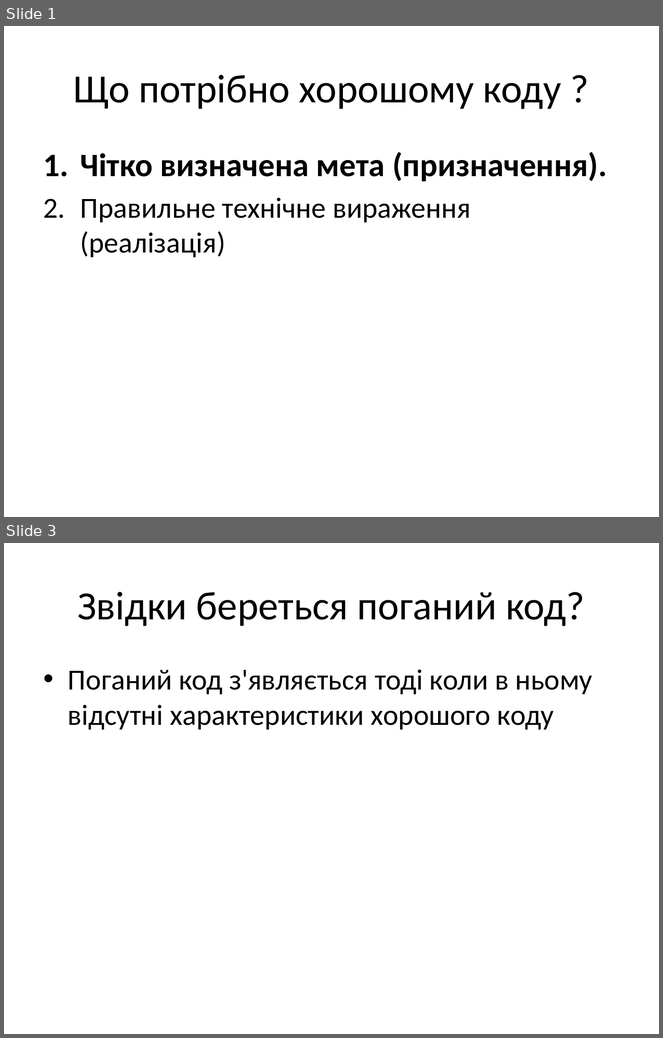
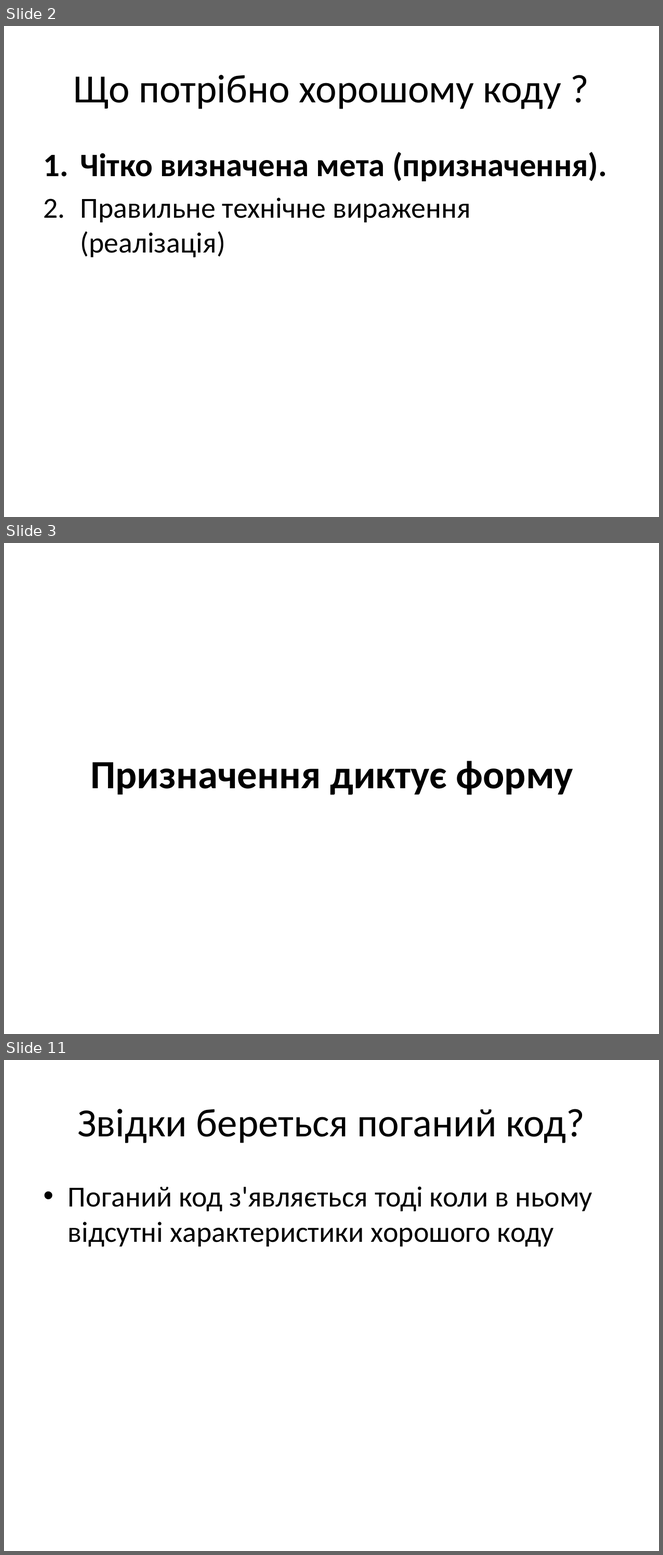
Before and after one commit to siryc/TORT, a slide deck: yazlovytskyy/1. Coding Practices/coding practices.pptx. Shown one above the other, each under a label of ours: slides 1 and 3 before the commit, slides 2, 3 and 11 after it; the slides between them are not shown. The pictures are 663x1038 and 663x1555 pixels, drawn with LibreOffice and Linux fonts; fonts in the diff are those of the drawing. Boxes give left, top, right and bottom in pixels: in the first picture for what was removed or moved away, otherwise in the second. Text is boxed around its words. In the diff, an @@ line names an element or a change of style, - is before the commit and + after.

```diff
--- a/yazlovytskyy/1. Coding Practices/coding practices.pptx
+++ b/yazlovytskyy/1. Coding Practices/coding practices.pptx
@@ slide 3 added at box(4, 543, 659, 1034), background #FFFFFF @@
@@ title added at box(90, 761, 573, 795), 44 pt, text #000000, bold @@
+Призначення диктує форму
@@ what was slide 1 is now slide 2 @@
@@ what was slide 3 is now slide 11 @@
```
Also in this commit, not shown: 2 slides changed, 7 other slides added, 2 other files.
